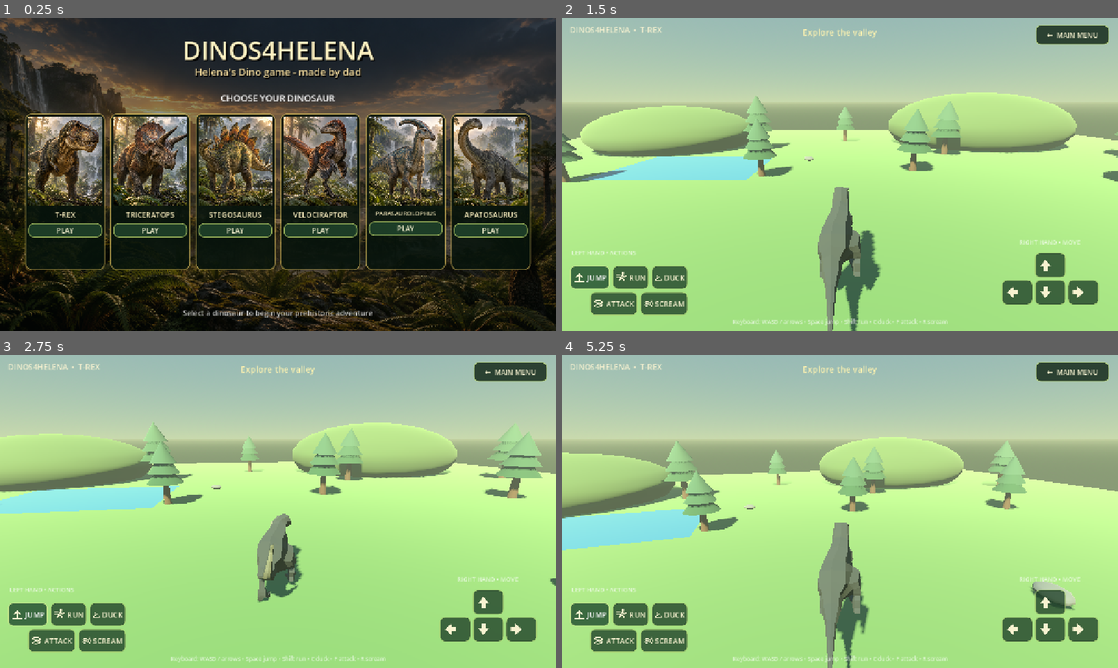
Above: before the commit, frames 1-4 (two rows, left to right).
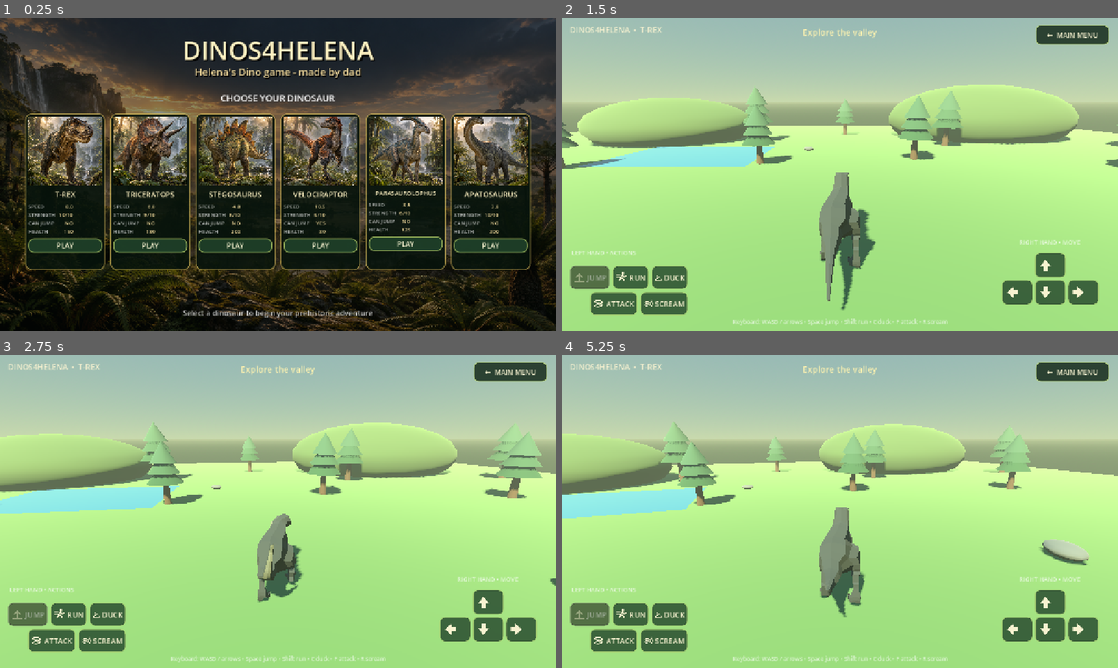
Above: after the commit, the same moments.

Repository: Studio-Level-6128/Dinos4Helena
Game: Godot game, scene res://scenes/main.tscn
Same seed, same stepped clock (60 frames per second), same inputs: the game is played once before the commit and once after it.
Inputs (mouse positions are in pixels of both pictures, inside the frame that each line leads up to):
- Up to frame 1 (0.25 s): no input
- Up to frame 2 (1.5 s): click (628, 161) at 0.52 s; click (589, 277) at 1.25 s, where only the run before the commit has a clickable "JUMP"
- Up to frame 3 (2.75 s): hold D (move_right) from 2.03 s (still down); tap F (attack) at 2.1 s; tap Space (jump) at 2.27, 2.57 s; tap C (duck) at 2.3 s
- Up to frame 4 (5.25 s): release D (move_right) at 2.78 s; hold S (move_back) 2.78-3.53 s; tap C (duck) at 2.85 s; tap Space (jump) at 3.02, 3.32, 4.52, 4.55, 4.82, 5.1 s; tap Shift (run) at 3.05, 3.6 s; hold D (move_right) 3.53-4.28 s; tap R (scream) at 3.8, 4.35 s; hold W (move_forward) 4.28-5.03 s; hold A (move_left) from 5.03 s (still down)

The runs differ from the first frame. In frame 1, 26% of the frame differs, in the area x 5-95%, y 31-76%; in frame 2, 13%; in frame 3, 0.5%; in frame 4, 18%.

Commit message:
dino characters added

Diff:
--- /dev/null
+++ b/config/dinosaurs.cfg
@@ -0,0 +1,104 @@
+; Central gameplay and presentation tuning for every playable dinosaur.
+; Speed values are world units per second. Strength is rated from 1 to 10.
+
+[trex]
+display_name="T-Rex"
+model_path="res://assets/models/trex/Trex.fbx"
+model_scale=0.20
+walk_speed=4.0
+run_speed=8.0
+duck_speed=2.2
+turn_speed=2.4
+strength=10
+can_jump=false
+jump_velocity=0.0
+max_health=150
+collision_radius=0.95
+collision_height=3.8
+camera_height=3.4
+camera_distance=9.0
+
+[triceratops]
+display_name="Triceratops"
+model_path="res://assets/models/dinosaurs/Triceratops.fbx"
+model_scale=0.20
+walk_speed=3.5
+run_speed=6.0
+duck_speed=2.0
+turn_speed=2.0
+strength=9
+can_jump=false
+jump_velocity=0.0
+max_health=180
+collision_radius=1.0
+collision_height=2.8
+camera_height=2.8
+camera_distance=9.0
+
+[stegosaurus]
+display_name="Stegosaurus"
+model_path="res://assets/models/dinosaurs/Stegosaurus.fbx"
+model_scale=0.20
+walk_speed=3.0
+run_speed=4.8
+duck_speed=1.8
+turn_speed=1.7
+strength=8
+can_jump=false
+jump_velocity=0.0
+max_health=200
+collision_radius=1.0
+collision_height=2.8
+camera_height=2.9
+camera_distance=9.5
+
+[velociraptor]
+display_name="Velociraptor"
+model_path="res://assets/models/dinosaurs/Velociraptor.fbx"
+model_scale=0.22
+walk_speed=5.2
+run_speed=10.5
+duck_speed=3.0
+turn_speed=3.5
+strength=5
+can_jump=true
+jump_velocity=8.5
+max_health=80
+collision_radius=0.55
+collision_height=2.2
+camera_height=2.3
+camera_distance=7.0
+
+[parasaurolophus]
+display_name="Parasaurolophus"
+model_path="res://assets/models/dinosaurs/Parasaurolophus.fbx"
+model_scale=0.20
+walk_speed=4.5
+run_speed=8.5
+duck_speed=2.4
+turn_speed=2.6
+strength=6
+can_jump=false
+jump_velocity=0.0
+max_health=125
+collision_radius=0.8
+collision_height=3.2
+camera_height=3.1
+camera_distance=8.5
+
+[apatosaurus]
+display_name="Apatosaurus"
+model_path="res://assets/models/dinosaurs/Apatosaurus.fbx"
+model_scale=0.38
+walk_speed=2.5
+run_speed=3.8
+duck_speed=1.5
+turn_speed=1.15
+strength=10
+can_jump=false
+jump_velocity=0.0
+max_health=300
+collision_radius=2.2
+collision_height=8.0
+camera_height=7.0
+camera_distance=17.0
--- a/scripts/main.gd
+++ b/scripts/main.gd
@@ -1,14 +1,7 @@
 extends Node3D
 
 const PLAYER_SCRIPT := preload("res://scripts/player_dino.gd")
-const DINOSAURS := [
-	{"id": "trex", "name": "T-Rex"},
-	{"id": "triceratops", "name": "Triceratops"},
-	{"id": "stegosaurus", "name": "Stegosaurus"},
-	{"id": "velociraptor", "name": "Velociraptor"},
-	{"id": "parasaurolophus", "name": "Parasaurolophus"},
-	{"id": "apatosaurus", "name": "Apatosaurus"}
-]
+const DINO_IDS := ["trex", "triceratops", "stegosaurus", "velociraptor", "parasaurolophus", "apatosaurus"]
 
 var player: CharacterBody3D
 var status_label: Label
@@ -16,18 +9,20 @@
 var game_hud: CanvasLayer
 var menu_layer: CanvasLayer
 var selected_dino_name := "T-Rex"
+var selected_dino_id := "trex"
+var dinosaur_config := ConfigFile.new()
 
 
 func _ready() -> void:
+	var config_error := dinosaur_config.load("res://config/dinosaurs.cfg")
+	assert(config_error == OK, "Could not load dinosaur configuration")
 	_create_input_actions()
 	_build_main_menu()
 
 
 func _start_game(dino_id: String) -> void:
-	for dinosaur in DINOSAURS:
-		if dinosaur.id == dino_id:
-			selected_dino_name = dinosaur.name
-			break
+	selected_dino_id = dino_id
+	selected_dino_name = dinosaur_config.get_value(dino_id, "display_name", dino_id.capitalize())
 	menu_layer.hide()
 	world_root = Node3D.new()
 	world_root.name = "PrehistoricWorld"
@@ -116,8 +111,9 @@
 	cards.add_theme_constant_override("separation", 12)
 	root.add_child(cards)
 
-	for dinosaur in DINOSAURS:
-		cards.add_child(_create_dino_card(dinosaur.id, dinosaur.name))
+	for dino_id in DINO_IDS:
+		var display_name: String = dinosaur_config.get_value(dino_id, "display_name", dino_id.capitalize())
+		cards.add_child(_create_dino_card(dino_id, display_name))
 
 	var footer := Label.new()
 	footer.text = "Select a dinosaur to begin your prehistoric adventure"
@@ -132,7 +128,7 @@
 
 func _create_dino_card(dino_id: String, display_name: String) -> Control:
 	var panel := PanelContainer.new()
-	panel.custom_minimum_size = Vector2(184, 320)
+	panel.custom_minimum_size = Vector2(184, 338)
 	panel.add_theme_stylebox_override("panel", _card_style())
 
 	var column := VBoxContainer.new()
@@ -140,7 +136,7 @@
 	panel.add_child(column)
 
 	var portrait := TextureButton.new()
-	portrait.custom_minimum_size = Vector2(168, 205)
+	portrait.custom_minimum_size = Vector2(168, 158)
 	portrait.texture_normal = load("res://assets/ui/menu/%s.png" % dino_id)
 	portrait.ignore_texture_size = true
 	portrait.stretch_mode = TextureButton.STRETCH_KEEP_ASPECT_COVERED
@@ -154,6 +150,16 @@
 	name_label.add_theme_font_size_override("font_size", 17 if display_name.length() < 13 else 14)
 	name_label.add_theme_color_override("font_color", Color("fff2c2"))
 	column.add_child(name_label)
+
+	var stats := GridContainer.new()
+	stats.columns = 2
+	stats.add_theme_constant_override("h_separation", 8)
+	stats.add_theme_constant_override("v_separation", 2)
+	column.add_child(stats)
+	_add_stat(stats, "SPEED", "%.1f" % float(dinosaur_config.get_value(dino_id, "run_speed", 0.0)))
+	_add_stat(stats, "STRENGTH", "%d/10" % int(dinosaur_config.get_value(dino_id, "strength", 0)))
+	_add_stat(stats, "CAN JUMP", "YES" if dinosaur_config.get_value(dino_id, "can_jump", false) else "NO")
+	_add_stat(stats, "HEALTH", str(int(dinosaur_config.get_value(dino_id, "max_health", 0))))
 
 	var play := Button.new()
 	play.text = "PLAY"
@@ -166,6 +172,20 @@
 	play.pressed.connect(_start_game.bind(dino_id))
 	column.add_child(play)
 	return panel
+
+
+func _add_stat(parent: GridContainer, stat_name: String, stat_value: String) -> void:
+	var name_label := Label.new()
+	name_label.text = stat_name
+	name_label.add_theme_font_size_override("font_size", 12)
+	name_label.add_theme_color_override("font_color", Color(1, 1, 1, 0.68))
+	parent.add_child(name_label)
+	var value_label := Label.new()
+	value_label.text = stat_value
+	value_label.horizontal_alignment = HORIZONTAL_ALIGNMENT_RIGHT
+	value_label.add_theme_font_size_override("font_size", 12)
+	value_label.add_theme_color_override("font_color", Color("f5dc9d"))
+	parent.add_child(value_label)
 
 
 func _card_style() -> StyleBoxFlat:
@@ -296,7 +316,10 @@
 	left_panel.position = Vector2(18, -208)
 	left_panel.size = Vector2(370, 190)
 	root.add_child(left_panel)
-	_add_action_button(left_panel, "JUMP", "jump", Vector2(0, 58), Vector2(92, 54))
+	var jump_button := _add_action_button(left_panel, "JUMP", "jump", Vector2(0, 58), Vector2(92, 54))
+	jump_button.disabled = not bool(dinosaur_config.get_value(selected_dino_id, "can_jump", false))
+	if jump_button.disabled:
+		jump_button.tooltip_text = selected_dino_name + " cannot jump"
 	_add_action_button(left_panel, "RUN", "run", Vector2(98, 58), Vector2(84, 54))
 	_add_action_button(left_panel, "DUCK", "duck", Vector2(188, 58), Vector2(84, 54))
 	_add_action_button(left_panel, "ATTACK", "attack", Vector2(46, 118), Vector2(110, 54))
@@ -351,7 +374,7 @@
 	root.add_child(menu_button)
 
 
-func _add_action_button(parent: Control, caption: String, action: StringName, button_position: Vector2, button_size: Vector2) -> void:
+func _add_action_button(parent: Control, caption: String, action: StringName, button_position: Vector2, button_size: Vector2) -> Button:
 	var button := Button.new()
 	button.text = caption
 	button.position = button_position
@@ -366,9 +389,11 @@
 	button.add_theme_stylebox_override("normal", _button_style(Color(0.12, 0.25, 0.16, 0.78), Color(0.65, 0.78, 0.43, 0.7)))
 	button.add_theme_stylebox_override("hover", _button_style(Color(0.18, 0.36, 0.22, 0.9), Color(0.78, 0.9, 0.55, 0.9)))
 	button.add_theme_stylebox_override("pressed", _button_style(Color(0.45, 0.62, 0.25, 0.95), Color("f7f2d0")))
+	button.add_theme_stylebox_override("disabled", _button_style(Color(0.09, 0.1, 0.09, 0.58), Color(0.42, 0.44, 0.38, 0.55)))
 	button.button_down.connect(player.set_mobile_action.bind(action, true))
 	button.button_up.connect(player.set_mobile_action.bind(action, false))
 	parent.add_child(button)
+	return button
 
 
 func _icon_path(action: StringName) -> String:
--- a/scripts/player_dino.gd
+++ b/scripts/player_dino.gd
@@ -2,42 +2,18 @@
 
 signal screamed
 
-const WALK_SPEED := 4.0
-const RUN_SPEED := 8.0
-const DUCK_SPEED := 2.2
-const JUMP_VELOCITY := 7.0
-const TURN_SPEED := 2.4
-const DINO_CONFIGS := {
-	"trex": {
-		"path": "res://assets/models/trex/Trex.fbx", "scale": 0.20,
-		"radius": 0.95, "height": 3.8, "camera_y": 3.4, "camera_length": 9.0, "speed": 1.0
-	},
-	"triceratops": {
-		"path": "res://assets/models/dinosaurs/Triceratops.fbx", "scale": 0.20,
-		"radius": 1.0, "height": 2.8, "camera_y": 2.8, "camera_length": 9.0, "speed": 0.9
-	},
-	"stegosaurus": {
-		"path": "res://assets/models/dinosaurs/Stegosaurus.fbx", "scale": 0.20,
-		"radius": 1.0, "height": 2.8, "camera_y": 2.9, "camera_length": 9.5, "speed": 0.86
-	},
-	"velociraptor": {
-		"path": "res://assets/models/dinosaurs/Velociraptor.fbx", "scale": 0.22,
-		"radius": 0.55, "height": 2.2, "camera_y": 2.3, "camera_length": 7.0, "speed": 1.28
-	},
-	"parasaurolophus": {
-		"path": "res://assets/models/dinosaurs/Parasaurolophus.fbx", "scale": 0.20,
-		"radius": 0.8, "height": 3.2, "camera_y": 3.1, "camera_length": 8.5, "speed": 1.0
-	},
-	"apatosaurus": {
-		"path": "res://assets/models/dinosaurs/Apatosaurus.fbx", "scale": 0.14,
-		"radius": 1.25, "height": 5.0, "camera_y": 4.8, "camera_length": 12.0, "speed": 0.72
-	}
-}
-
 var dino_id := "trex"
-var dino_config: Dictionary
+var dino_config := ConfigFile.new()
 var model_scale := 0.20
-var movement_scale := 1.0
+var walk_speed := 4.0
+var run_speed := 8.0
+var duck_speed := 2.2
+var turn_speed := 2.4
+var strength := 1
+var can_jump := true
+var jump_velocity := 7.0
+var max_health := 100
+var health := 100
 var gravity: float = ProjectSettings.get_setting("physics/3d/default_gravity")
 var model_root: Node3D
 var animation_player: AnimationPlayer
@@ -50,9 +26,18 @@
 
 
 func _ready() -> void:
-	dino_config = DINO_CONFIGS.get(dino_id, DINO_CONFIGS.trex)
-	model_scale = dino_config.scale
-	movement_scale = dino_config.speed
+	var config_error := dino_config.load("res://config/dinosaurs.cfg")
+	assert(config_error == OK, "Could not load dinosaur configuration")
+	model_scale = dino_config.get_value(dino_id, "model_scale", 0.20)
+	walk_speed = dino_config.get_value(dino_id, "walk_speed", 4.0)
+	run_speed = dino_config.get_value(dino_id, "run_speed", 8.0)
+	duck_speed = dino_config.get_value(dino_id, "duck_speed", 2.2)
+	turn_speed = dino_config.get_value(dino_id, "turn_speed", 2.4)
+	strength = dino_config.get_value(dino_id, "strength", 1)
+	can_jump = dino_config.get_value(dino_id, "can_jump", true)
+	jump_velocity = dino_config.get_value(dino_id, "jump_velocity", 7.0)
+	max_health = dino_config.get_value(dino_id, "max_health", 100)
+	health = max_health
 	_build_collision()
 	_build_model()
 	_build_follow_camera()
@@ -67,8 +52,8 @@
 		velocity.y -= gravity * delta
 
 	var wants_jump := _action_pressed("jump")
-	if wants_jump and not jump_was_pressed and is_on_floor() and attack_time <= 0.0:
-		velocity.y = JUMP_VELOCITY
+	if wants_jump and not jump_was_pressed and can_jump and is_on_floor() and attack_time <= 0.0:
+		velocity.y = jump_velocity
 	jump_was_pressed = wants_jump
 
 	if _action_just_pressed("attack") and attack_time <= 0.0:
@@ -87,10 +72,10 @@
 
 	var ducking := _action_pressed("duck")
 	var running := _action_pressed("run") and not ducking
-	var speed := (DUCK_SPEED if ducking else (RUN_SPEED if running else WALK_SPEED)) * movement_scale
+	var speed := duck_speed if ducking else (run_speed if running else walk_speed)
 
 	if attack_time <= 0.0 and scream_time <= 0.0:
-		rotation.y += steering * TURN_SPEED * delta
+		rotation.y += steering * turn_speed * delta
 
 	if not is_zero_approx(throttle) and attack_time <= 0.0 and scream_time <= 0.0:
 		var forward := -global_transform.basis.z.normalized()
@@ -123,15 +108,16 @@
 func _build_collision() -> void:
 	var collision := CollisionShape3D.new()
 	var shape := CapsuleShape3D.new()
-	shape.radius = dino_config.radius
-	shape.height = dino_config.height
+	shape.radius = dino_config.get_value(dino_id, "collision_radius", 0.95)
+	shape.height = dino_config.get_value(dino_id, "collision_height", 3.8)
 	collision.shape = shape
-	collision.position.y = float(dino_config.height) * 0.5
+	collision.position.y = shape.height * 0.5
 	add_child(collision)
 
 
 func _build_model() -> void:
-	var model_scene := load(dino_config.path) as PackedScene
+	var model_path: String = dino_config.get_value(dino_id, "model_path", "res://assets/models/trex/Trex.fbx")
+	var model_scene := load(model_path) as PackedScene
 	model_root = model_scene.instantiate()
 	model_root.name = "DinosaurModel"
 	model_root.scale = Vector3.ONE * model_scale
@@ -150,12 +136,12 @@
 func _build_follow_camera() -> void:
 	var pivot := Node3D.new()
 	pivot.name = "CameraPivot"
-	pivot.position = Vector3(0.0, dino_config.camera_y, 0.0)
+	pivot.position = Vector3(0.0, dino_config.get_value(dino_id, "camera_height", 3.4), 0.0)
 	pivot.rotation_degrees.x = -16.0
 	add_child(pivot)
 
 	var spring_arm := SpringArm3D.new()
-	spring_arm.spring_length = dino_config.camera_length
+	spring_arm.spring_length = dino_config.get_value(dino_id, "camera_distance", 9.0)
 	spring_arm.margin = 0.25
 	spring_arm.collision_mask = 1
 	pivot.add_child(spring_arm)
--- a/tests/dinosaur_selection_smoke.gd
+++ b/tests/dinosaur_selection_smoke.gd
@@ -10,6 +10,8 @@
 func _run() -> void:
 	var scene := load("res://scenes/main.tscn") as PackedScene
 	var app := scene.instantiate()
+	var config := ConfigFile.new()
+	assert(config.load("res://config/dinosaurs.cfg") == OK, "Could not load dinosaur stats")
 	root.add_child(app)
 	await process_frame
 	assert(app.menu_layer.visible, "Main menu is not visible at startup")
@@ -22,6 +24,13 @@
 		assert(player.dino_id == dino_id, "Wrong dinosaur selected: " + dino_id)
 		assert(player.animation_player != null, "Missing animations for: " + dino_id)
 		assert(player.animation_player.get_animation_list().size() >= 5, "Incomplete animation set for: " + dino_id)
+		assert(is_equal_approx(player.run_speed, float(config.get_value(dino_id, "run_speed"))), "Wrong speed for: " + dino_id)
+		assert(player.strength == int(config.get_value(dino_id, "strength")), "Wrong strength for: " + dino_id)
+		assert(player.max_health == int(config.get_value(dino_id, "max_health")), "Wrong health for: " + dino_id)
+		assert(player.can_jump == bool(config.get_value(dino_id, "can_jump")), "Wrong jump ability for: " + dino_id)
+		if dino_id == "apatosaurus":
+			assert(player.model_scale >= 0.38, "Apatosaurus is not scaled as a giant")
+			assert(not player.can_jump, "Apatosaurus should not be able to jump")
 		app._return_to_main_menu()
 		await process_frame
 		assert(app.menu_layer.visible, "Could not return to menu after: " + dino_id)
--- a/tests/gameplay_smoke.gd
+++ b/tests/gameplay_smoke.gd
@@ -11,7 +11,7 @@
 	root.add_child(world)
 	await process_frame
 	assert(world.menu_layer.visible, "Main menu was not shown on launch")
-	world._start_game("trex")
+	world._start_game("velociraptor")
 	await physics_frame
 
 	var player := world.get_node("PrehistoricWorld/PlayerDinosaur") as CharacterBody3D
